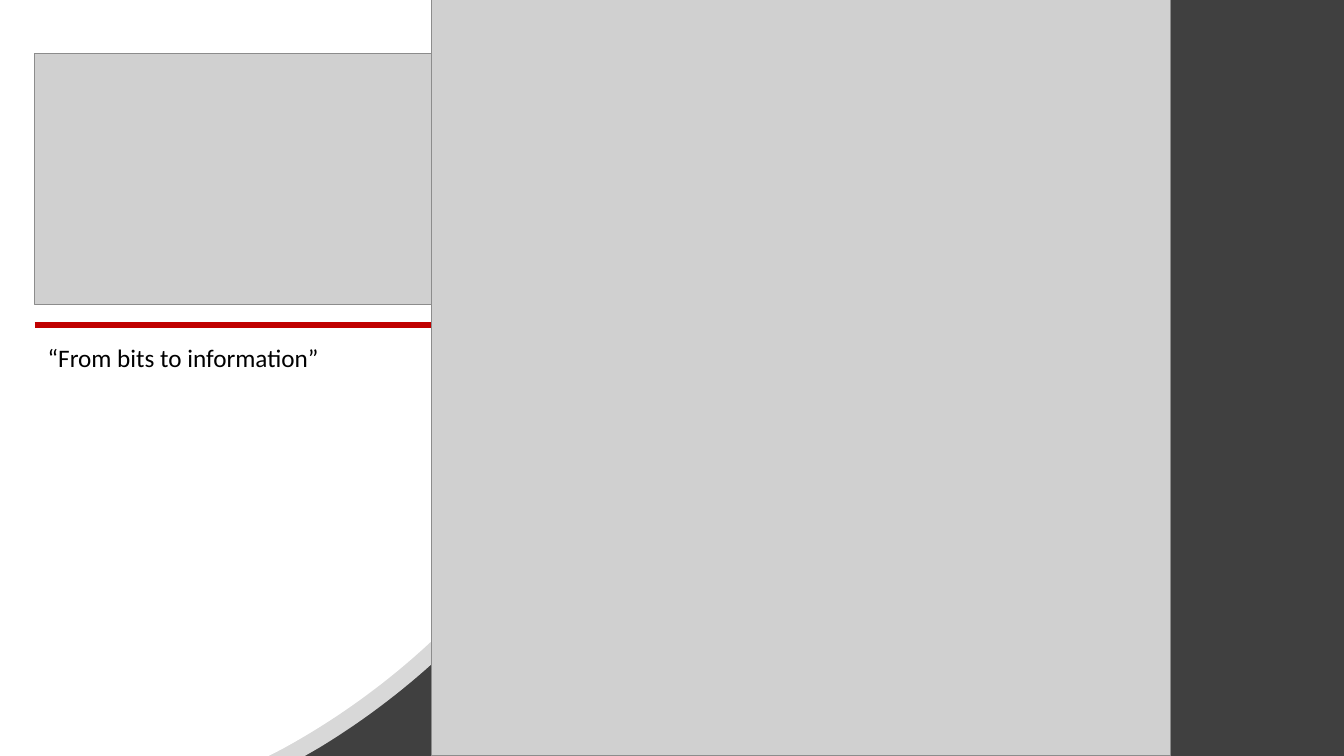
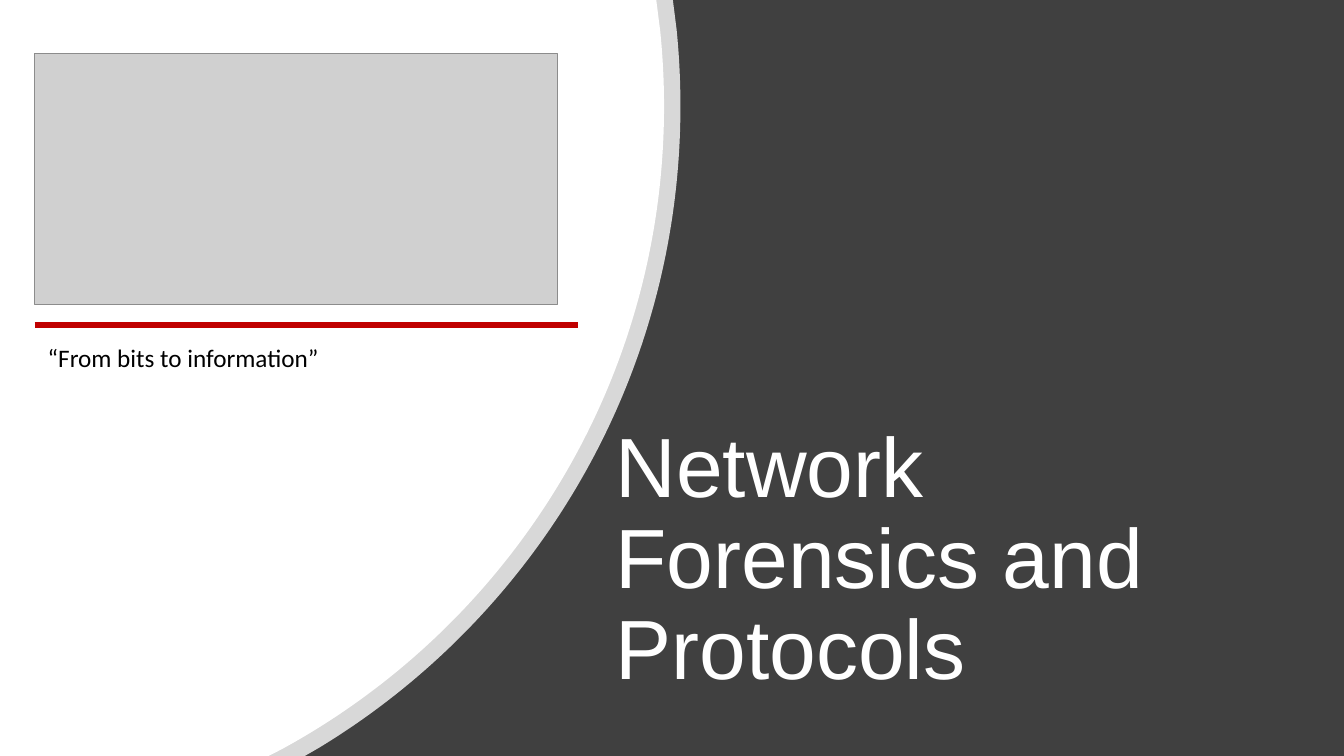
Before and after one commit to billbuchanan/csn09112, a slide deck: slide 32 of week08_network_forensics/lecture/unit10_networks.pptx (slide 1 before the commit). Drawn at 1344x756 pixels with LibreOffice and Linux fonts; fonts in the diff are those of the drawing; grey boxes stand for pictures. Boxes give left, top, right and bottom in pixels: in the first picture for what was removed or moved away, otherwise in the second. Text is boxed around its words. In the diff, an @@ line names an element or a change of style, - is before the commit and + after.

```diff
--- a/week08_network_forensics/lecture/unit10_networks.pptx
+++ b/week08_network_forensics/lecture/unit10_networks.pptx
@@ picture removed at [432,0,1171,756] @@
@@ title added at [615,436,1143,680], 60 pt, text #FFFFFF @@
+Network Forensics and Protocols
```
Also in this commit, not shown: 4 other files.
